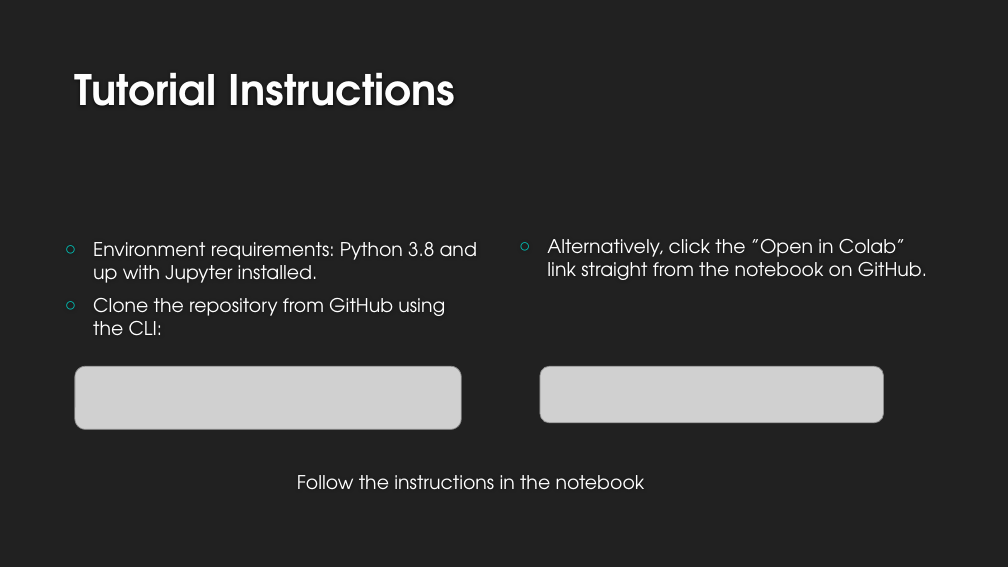
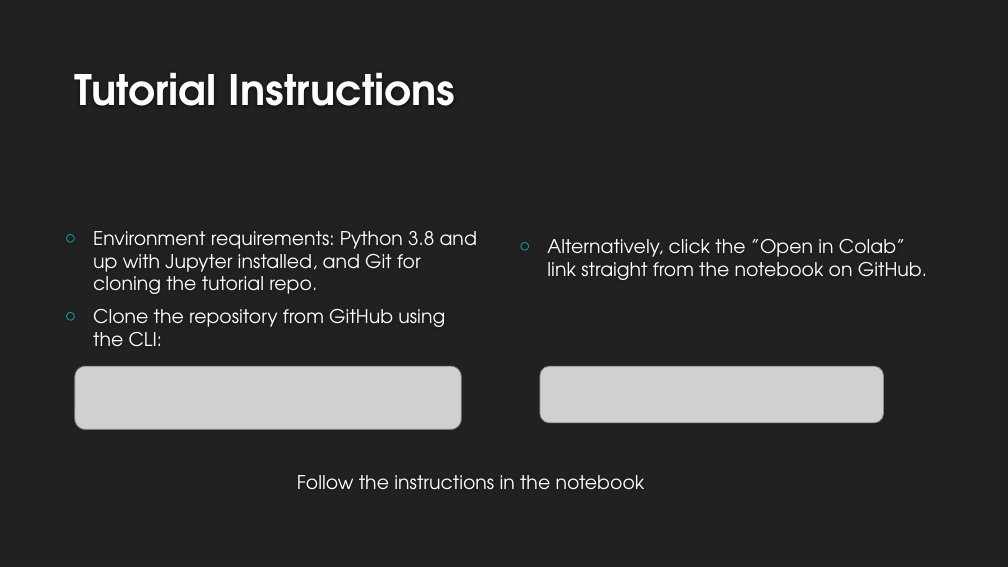
Before and after one commit to NatanMish/data_validation, a slide deck: slide 6 of Data Validation for Data Science.pptx. Drawn at 1008x567 pixels with LibreOffice and Linux fonts; fonts in the diff are those of the drawing; grey boxes stand for pictures; background and template pictures are left out. Boxes give left, top, right and bottom in pixels: in the first picture for what was removed or moved away, otherwise in the second. Text is boxed around its words. In the diff, an @@ line names an element or a change of style, - is before the commit and + after.

```diff
--- a/Data Validation for Data Science.pptx
+++ b/Data Validation for Data Science.pptx
@@ text at bbox=[93, 231, 477, 294]: text changed @@
-○ Environment requirements: Python 3.8 and up with Jupyter installed.
+○ Environment requirements: Python 3.8 and up with Jupyter installed, and Git for cloning the tutorial repo.
```
Also in this commit, not shown: 2 other slides changed, 2 slides added, 2 other files.
